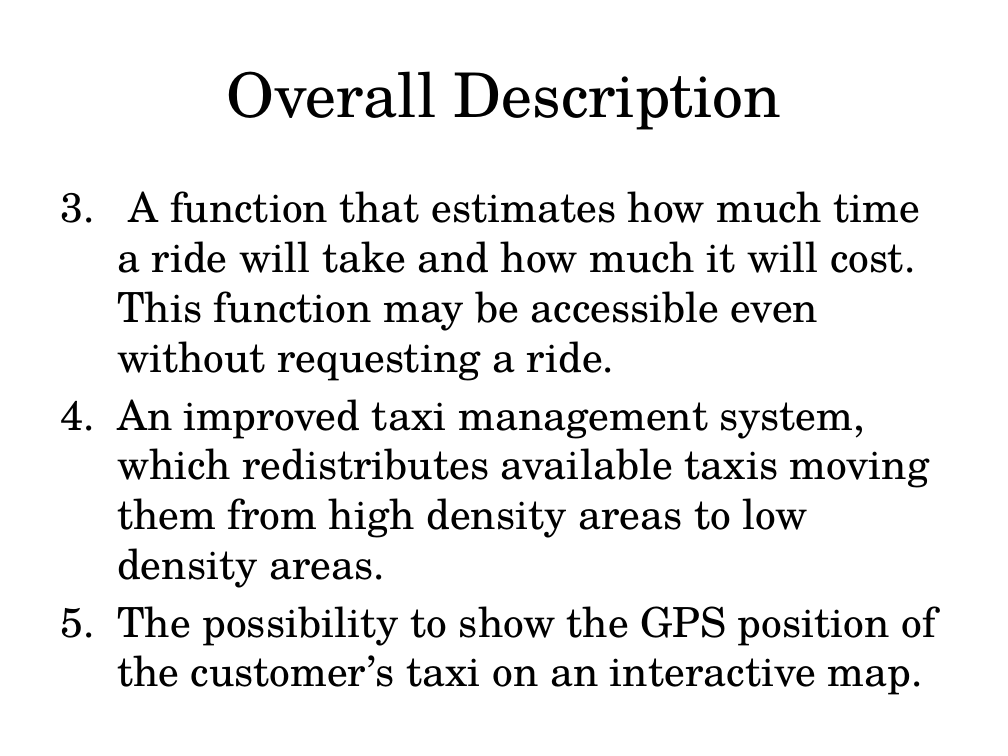
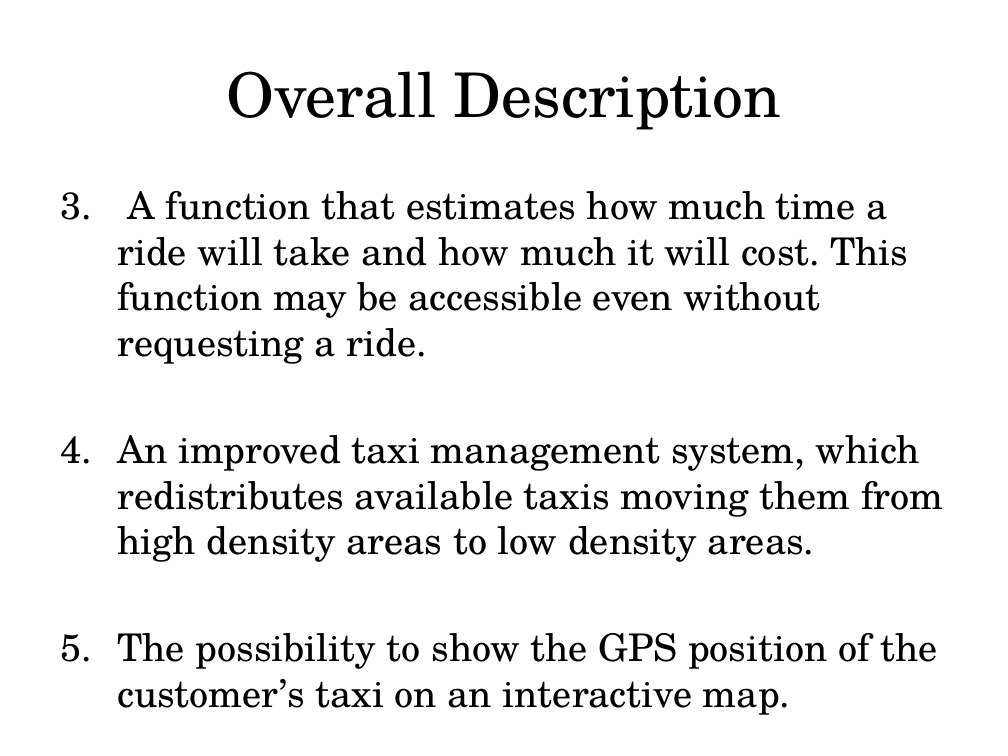
Before and after one commit to MarcoRomani/myTaxyService-SE2-PozziRomani, a slide deck: slide 16 of OtherStuff/Presentation/assumptions + definitions + overall description.pptx. Drawn at 1008x756 pixels with LibreOffice and Linux fonts; fonts in the diff are those of the drawing. Boxes give left, top, right and bottom in pixels: in the first picture for what was removed or moved away, otherwise in the second. Text is boxed around its words. In the diff, an @@ line names an element or a change of style, - is before the commit and + after.

```diff
--- a/OtherStuff/Presentation/assumptions + definitions + overall description.pptx
+++ b/OtherStuff/Presentation/assumptions + definitions + overall description.pptx
@@ text "A function that estimates how ..." at (117, 191, 944, 715): size 29.6 to 27.2 pt @@
```
Also in this commit, not shown: 8 other slides changed.
